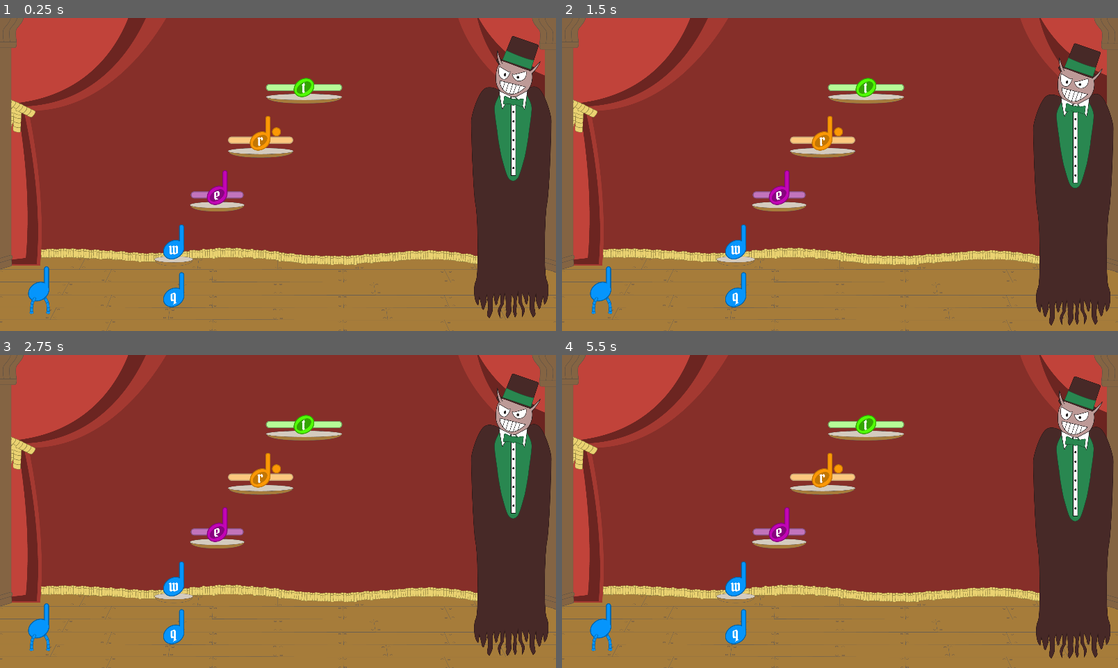
Above: before the commit, frames 1-4 (two rows, left to right).
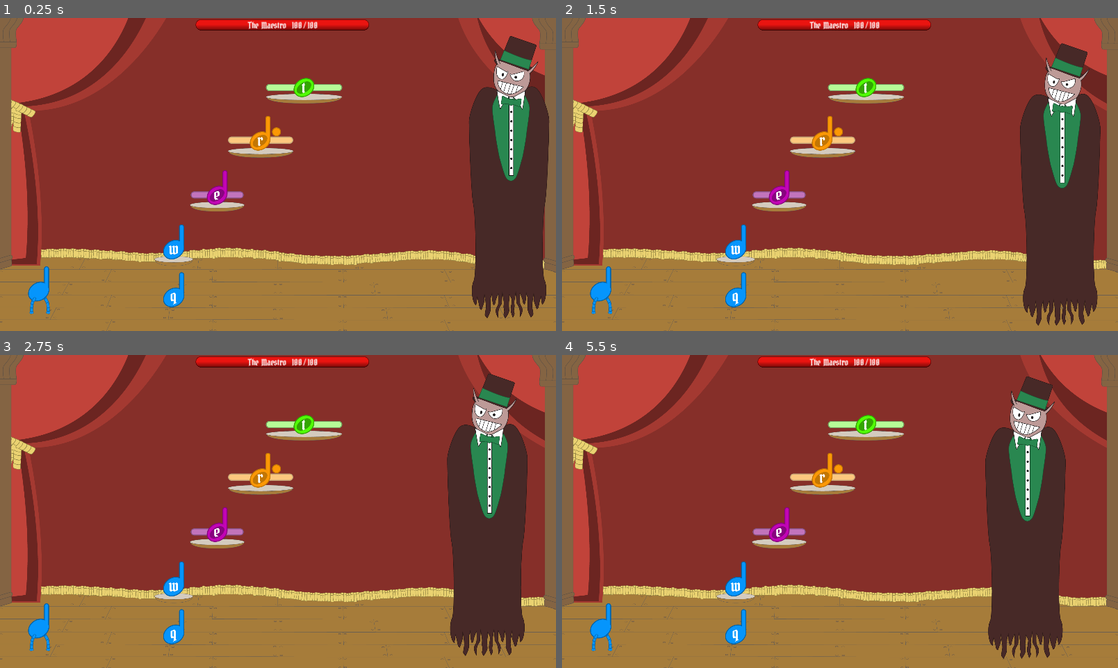
Above: after the commit, the same moments.

Repository: DevByColton/Maestro
Game: Godot game, scene res://main.tscn
The game is run twice, just before and just after one commit, with the same random seed, the same clock (stepped at 60 frames per second) and the same inputs.
Inputs:
- Up to frame 1 (0.25 s): no input
- Up to frame 2 (1.5 s): tap E (e_hit_note) at 0.6 s; tap P (play_song) at 1.35 s
- Up to frame 3 (2.75 s): tap Q (q_hit_note) at 2.1 s
- Up to frame 4 (5.5 s): tap one key every 0.75 s from 2.85 s: R (r_hit_note) T (t_hit_note) W (w_hit_note) E (e_hit_note)

The runs differ from the first frame. In frame 1, 3.1% of the frame differs, in the area x 35-100%, y 0-96%; in frame 2, 7.6%; in frame 3, 11%; in frame 4, 16%, in the area x 35-100%, y 0-98%.

Commit message:
Added maestro health bar

Diff:
--- a/Boss/boss.gd
+++ b/Boss/boss.gd
@@ -1,17 +1,13 @@
-extends Area2D
+extends CharacterBody2D
 
 var time: float = 0.0
 var frequency: float = 0.5
 var amplitude: float = 0.3
-
-
-# Called when the node enters the scene tree for the first time.
-func _ready() -> void:
-	pass # Replace with function body.
+var speed: float = 20.0
 
 
 # Called every frame. 'delta' is the elapsed time since the previous frame.
-func _process(delta: float) -> void:
+func _physics_process(delta: float) -> void:
 	# Iterate time, once it completes a full rotation reset it
 	var newTime = time + delta;
 	if newTime > TAU:
@@ -20,3 +16,4 @@
 		time = newTime
 
 	position.y += amplitude * sin(time / frequency)
+	position.x -= speed * delta
--- a/Boss/boss.tscn
+++ b/Boss/boss.tscn
@@ -1,32 +1,21 @@
-[gd_scene load_steps=5 format=3 uid="uid://tkq6is308f6d"]
+[gd_scene load_steps=4 format=3 uid="uid://tkq6is308f6d"]
 
-[ext_resource type="Texture2D" uid="uid://bkv55qowtsk4w" path="res://assets/TheMaestro.png" id="1_wbaud"]
 [ext_resource type="Script" path="res://Boss/boss.gd" id="1_wpirx"]
-
-[sub_resource type="SpriteFrames" id="SpriteFrames_py662"]
-animations = [{
-"frames": [{
-"duration": 1.0,
-"texture": ExtResource("1_wbaud")
-}],
-"loop": true,
-"name": &"boss",
-"speed": 5.0
-}]
+[ext_resource type="Texture2D" uid="uid://bkv55qowtsk4w" path="res://assets/Maestro/TheMaestro.png" id="2_hy0hg"]
 
 [sub_resource type="RectangleShape2D" id="RectangleShape2D_2g57y"]
 size = Vector2(178, 639)
 
-[node name="Boss" type="Area2D"]
+[node name="Boss" type="CharacterBody2D"]
+z_index = 2000
 collision_layer = 6
 collision_mask = 6
 script = ExtResource("1_wpirx")
 
-[node name="AnimatedSprite2D" type="AnimatedSprite2D" parent="."]
+[node name="BossSprite" type="Sprite2D" parent="."]
 scale = Vector2(0.5, 0.5)
-sprite_frames = SubResource("SpriteFrames_py662")
-animation = &"boss"
+texture = ExtResource("2_hy0hg")
 
-[node name="CollisionShape2D" type="CollisionShape2D" parent="."]
+[node name="HitBoxCollider" type="CollisionShape2D" parent="."]
 position = Vector2(-1, -2.5)
 shape = SubResource("RectangleShape2D_2g57y")
--- a/Player/player.tscn
+++ b/Player/player.tscn
@@ -60,8 +60,10 @@
 size = Vector2(50, 108)
 
 [node name="Player" type="CharacterBody2D"]
+z_index = 1000
 collision_layer = 7
 collision_mask = 7
+slide_on_ceiling = false
 script = SubResource("GDScript_ox1vd")
 
 [node name="Sprite" type="AnimatedSprite2D" parent="."]
--- /dev/null
+++ b/UI/UI.tscn
@@ -0,0 +1,43 @@
+[gd_scene load_steps=5 format=3 uid="uid://bvhktlt1mbpqx"]
+
+[ext_resource type="Script" path="res://UI/ui.gd" id="1_2p7ms"]
+[ext_resource type="FontFile" uid="uid://crudqk8a8gnup" path="res://assets/Bokor-Regular.ttf" id="1_tiq2t"]
+[ext_resource type="Texture2D" uid="uid://dh21k41uqbk8j" path="res://assets/Maestro/MaestroHealthBar.png" id="1_wv2lc"]
+[ext_resource type="Texture2D" uid="uid://boljx4dik4ne" path="res://assets/Maestro/MaestroHealthBarBackground.png" id="4_gvg3y"]
+
+[node name="UI" type="Node"]
+script = ExtResource("1_2p7ms")
+
+[node name="Maestro" type="Label" parent="."]
+z_index = 4001
+offset_left = 571.0
+offset_top = -1.0
+offset_right = 659.0
+offset_bottom = 36.0
+theme_override_fonts/font = ExtResource("1_tiq2t")
+theme_override_font_sizes/font_size = 20
+text = "The Maestro"
+
+[node name="HealthAmount" type="Label" parent="."]
+z_index = 4001
+offset_left = 672.0
+offset_top = -1.0
+offset_right = 712.0
+offset_bottom = 36.0
+theme_override_fonts/font = ExtResource("1_tiq2t")
+theme_override_font_sizes/font_size = 20
+
+[node name="TextureProgressBar" type="TextureProgressBar" parent="."]
+z_index = 4000
+offset_left = 450.0
+offset_top = 3.0
+offset_right = 1450.0
+offset_bottom = 67.0
+scale = Vector2(0.4, 0.4)
+value = 100.0
+texture_progress = ExtResource("1_wv2lc")
+
+[node name="Sprite2D" type="Sprite2D" parent="."]
+position = Vector2(650, 16)
+scale = Vector2(0.4, 0.4)
+texture = ExtResource("4_gvg3y")
--- /dev/null
+++ b/UI/ui.gd
@@ -0,0 +1,11 @@
+extends Node
+
+
+# Called when the node enters the scene tree for the first time.
+func _ready() -> void:
+	pass # Replace with function body.
+
+
+# Called every frame. 'delta' is the elapsed time since the previous frame.
+func _process(delta: float) -> void:
+	$HealthAmount.text = str($TextureProgressBar.value) + " / " + str($TextureProgressBar.max_value)
--- a/main.tscn
+++ b/main.tscn
@@ -11,6 +11,7 @@
 [ext_resource type="PackedScene" uid="uid://bbdit05qjr6x2" path="res://Notes/DottedHalfNote.tscn" id="6_6murc"]
 [ext_resource type="PackedScene" uid="uid://c10mkpcqnf82n" path="res://Notes/WholeNote.tscn" id="7_xax3c"]
 [ext_resource type="AudioStream" uid="uid://bjfpnhyqg8c7o" path="res://assets/MaestroSong.ogg" id="9_dxten"]
+[ext_resource type="PackedScene" uid="uid://bvhktlt1mbpqx" path="res://UI/UI.tscn" id="12_cvdgj"]
 
 [node name="Main" type="Node"]
 script = ExtResource("1_s0xsc")
@@ -39,4 +40,6 @@
 
 [node name="NoteTimer" type="Timer" parent="."]
 
+[node name="UI" parent="." instance=ExtResource("12_cvdgj")]
+
 [connection signal="timeout" from="NoteTimer" to="." method="_on_note_timer_timeout"]
Binary file added: assets/Bokor-Regular.ttf
Not shown, added: assets/Bokor-Regular.ttf.import
Binary file added: assets/Maestro/MaestroHealthBar.png
Not shown, added: assets/Maestro/MaestroHealthBar.png.import
Binary file added: assets/Maestro/MaestroHealthBarBackground.png
Not shown, changed: assets/Maestro/MaestroHealthBarBackground.png.import
Binary file added: assets/Maestro/MaestroHealthBarShadow.png
Not shown, added: assets/Maestro/MaestroHealthBarShadow.png.import
Renamed: assets/TheMaestro.png -> assets/Maestro/TheMaestro.png
Not shown, added: assets/Maestro/TheMaestro.png.import
Not shown: 1 places in main.tscn that only renumber resources
